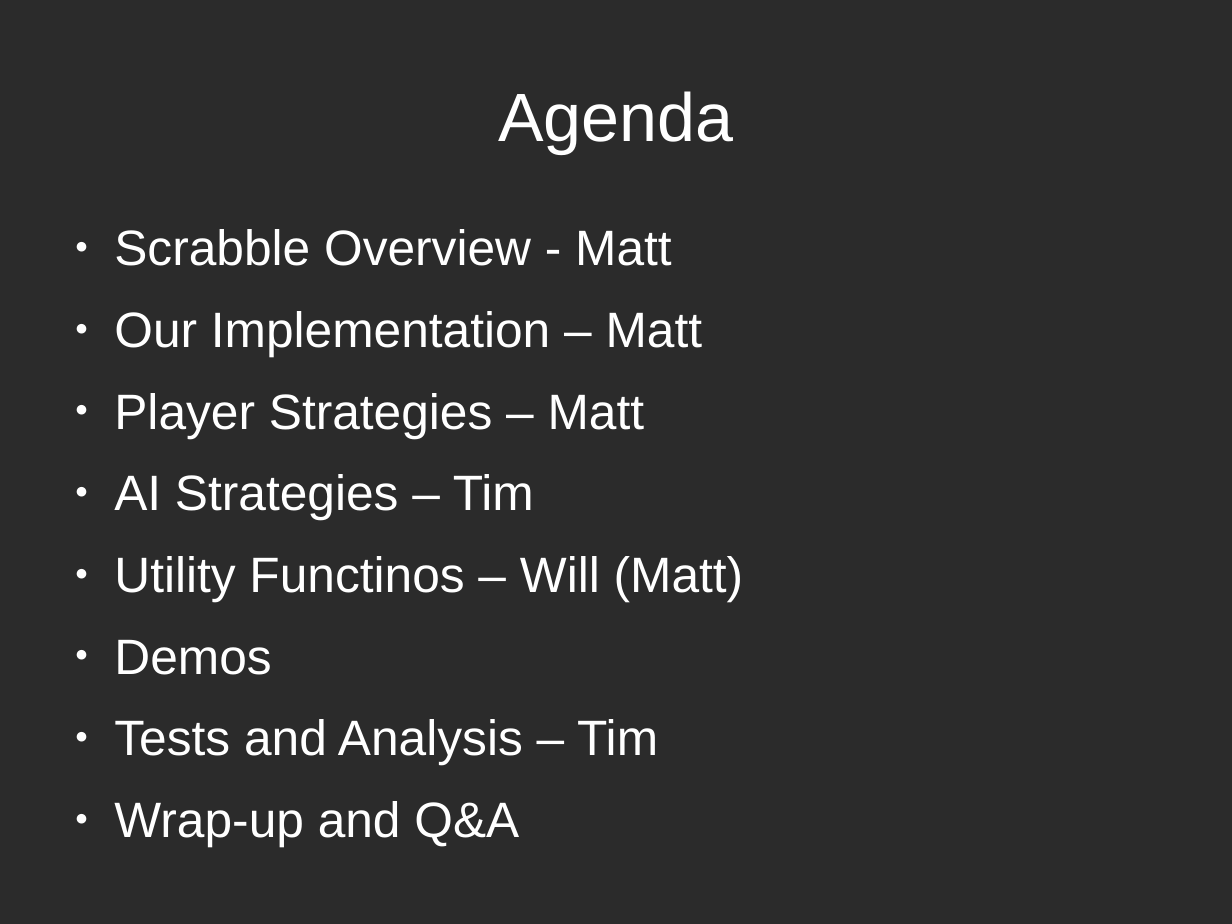
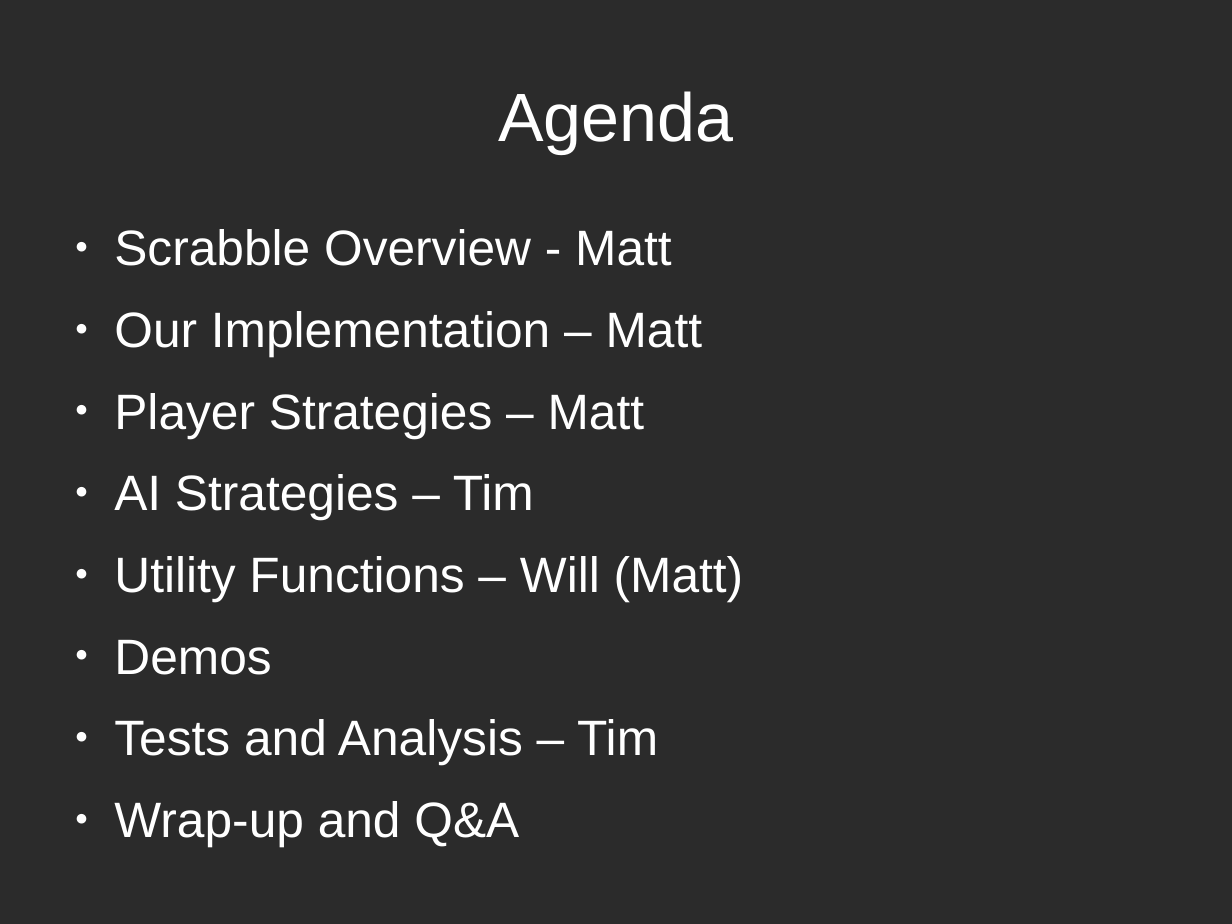
Before and after one commit to vbasarkar/sharpscrabble, a slide deck: slide 2 of docs/SharpScrabble.odp. Drawn at 1232x924 pixels with LibreOffice and Linux fonts; fonts in the diff are those of the drawing; background and template pictures are left out; a plain dark background stands for a picture behind light text. Boxes give left, top, right and bottom in pixels: in the first picture for what was removed or moved away, otherwise in the second. Text is boxed around its words. In the diff, an @@ line names an element or a change of style, - is before the commit and + after.

```diff
--- a/docs/SharpScrabble.odp
+++ b/docs/SharpScrabble.odp
@@ text at (114, 556, 744, 601): text changed @@
-● Utility Functinos – Will (Matt)
+● Utility Functions – Will (Matt)
```
Also in this commit, not shown: 1 other slide changed.
